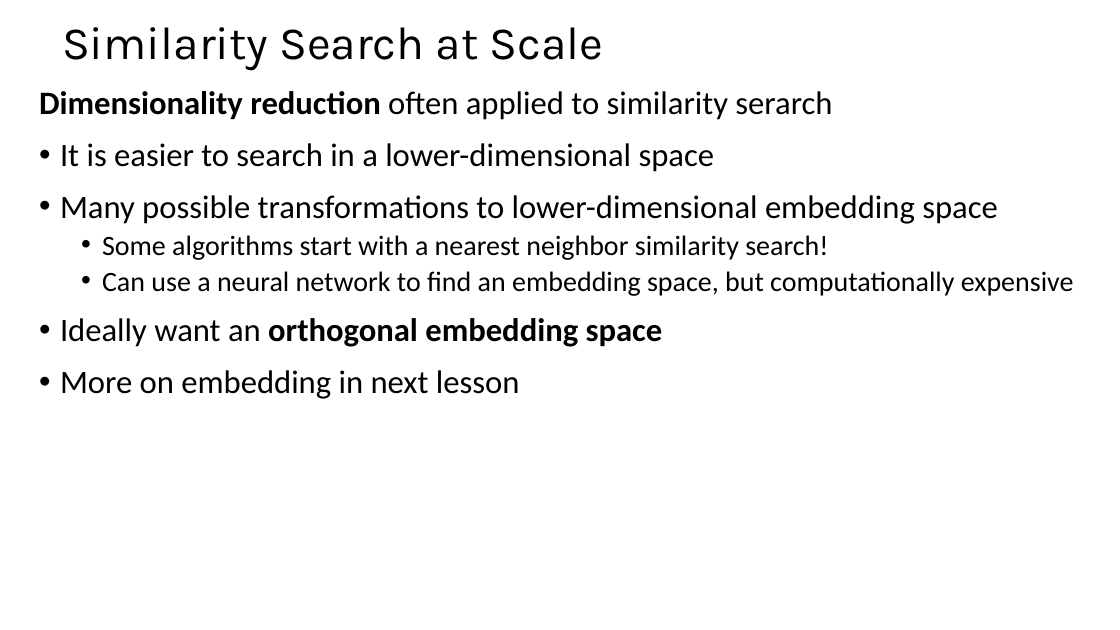
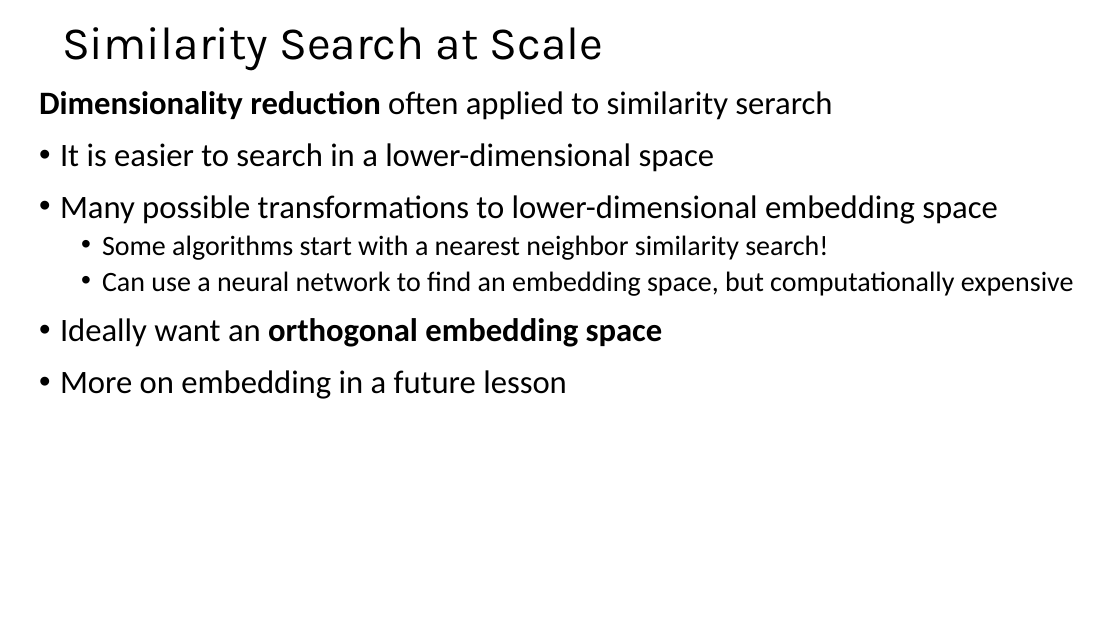
Before and after one commit to StephenElston/CSCI-E-108, a slide deck: slide 10 of slides/8_EfficientSimilaritySearch_Part1.pptx. Drawn at 1120x630 pixels with LibreOffice and Linux fonts; fonts in the diff are those of the drawing. Boxes give left, top, right and bottom in pixels: in the first picture for what was removed or moved away, otherwise in the second. Text is boxed around its words. In the diff, an @@ line names an element or a change of style, - is before the commit and + after.

```diff
--- a/slides/8_EfficientSimilaritySearch_Part1.pptx
+++ b/slides/8_EfficientSimilaritySearch_Part1.pptx
@@ text at bbox=[60, 370, 567, 399]: text changed @@
-• More on embedding in next lesson
+• More on embedding in a future lesson
```
Also in this commit, not shown: 3 other slides changed.
